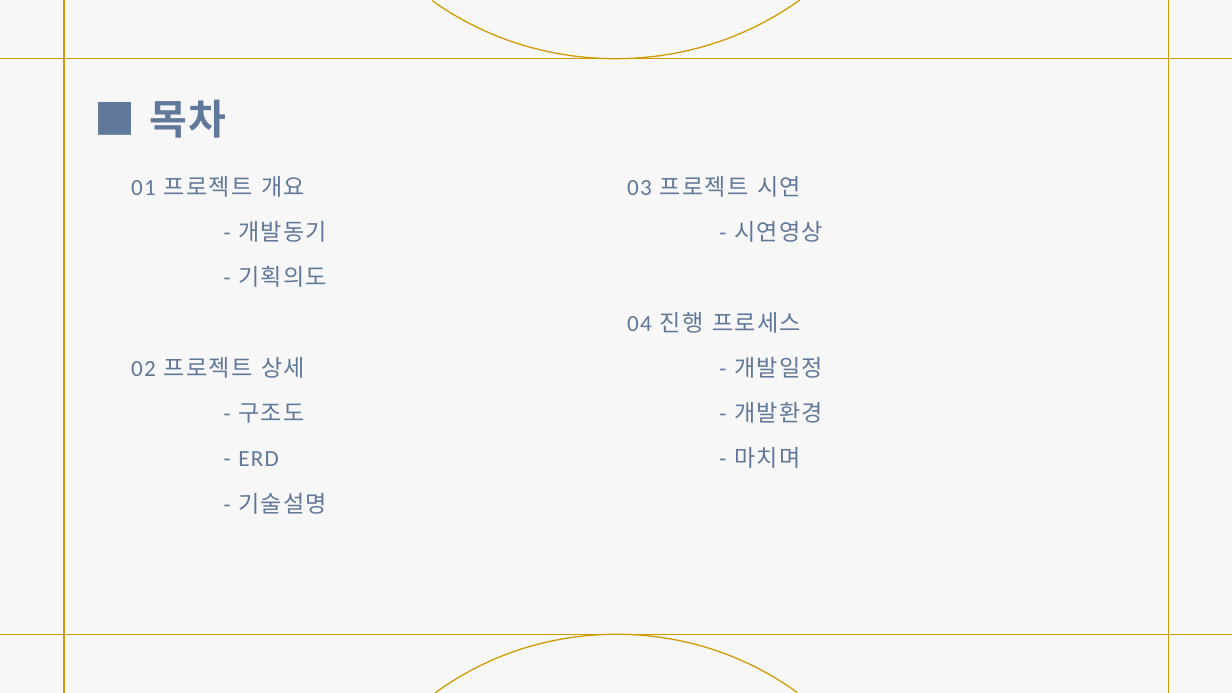
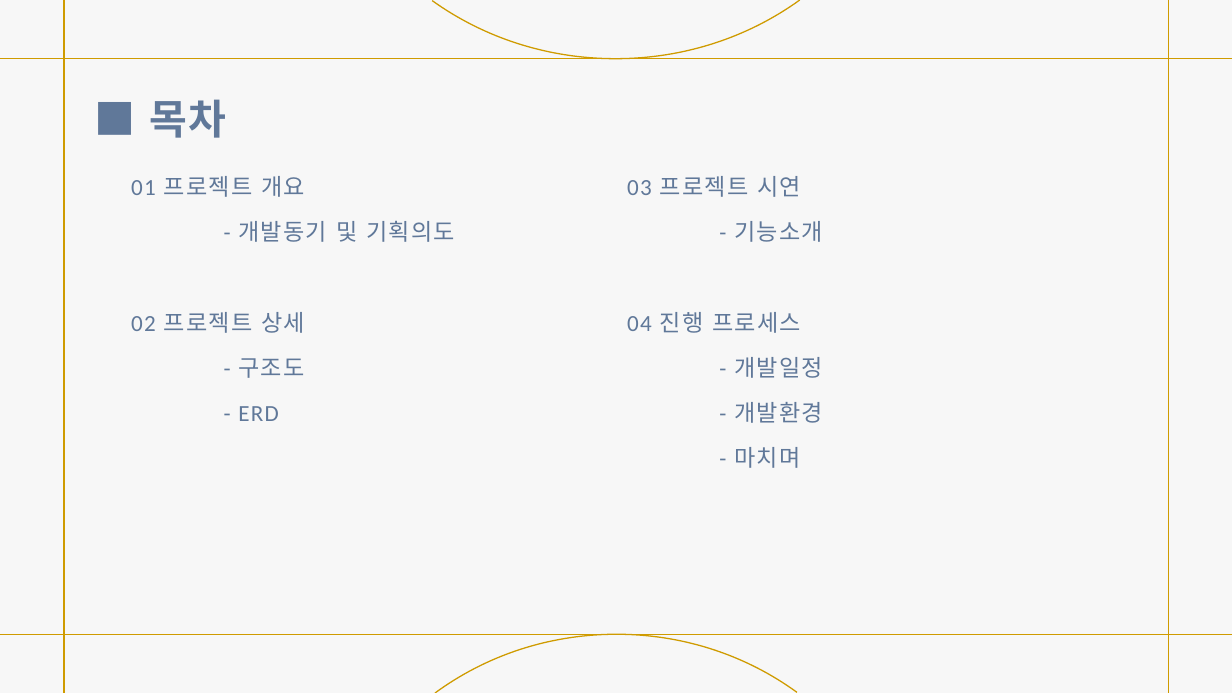
Before and after one commit to JJacking/projectUpdate, a slide deck: slide 2 of 경매 사이트 제작.pptx. Drawn at 1232x693 pixels with LibreOffice and Linux fonts; fonts in the diff are those of the drawing. Boxes give left, top, right and bottom in pixels: in the first picture for what was removed or moved away, otherwise in the second. Text is boxed around its words. In the diff, an @@ line names an element or a change of style, - is before the commit and + after.

```diff
--- a/경매 사이트 제작.pptx
+++ b/경매 사이트 제작.pptx
@@ text at bbox=[238, 221, 455, 242]: text changed @@
-- 개발동기
-- 기획의도
+- 개발동기 및 기획의도
@@ text at bbox=[734, 221, 823, 242]: text changed @@
-- 시연영상
+- 기능소개
@@ text at bbox=[238, 493, 327, 514]: paragraph removed @@
-- 기술설명
```
Also in this commit, not shown: 9 other slides changed, 7 slides added.
